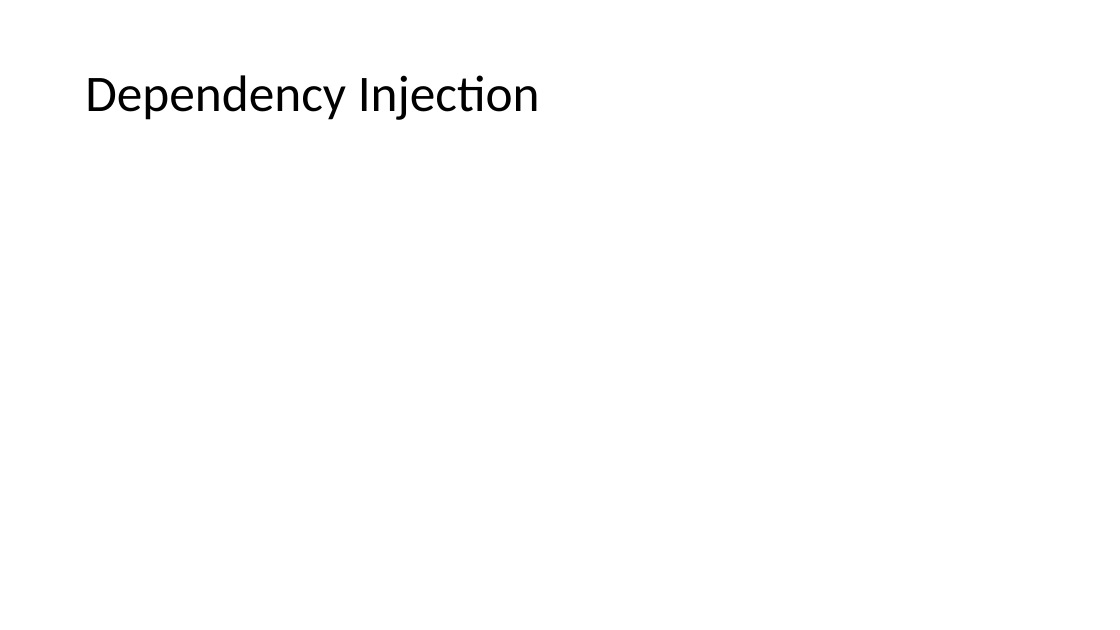
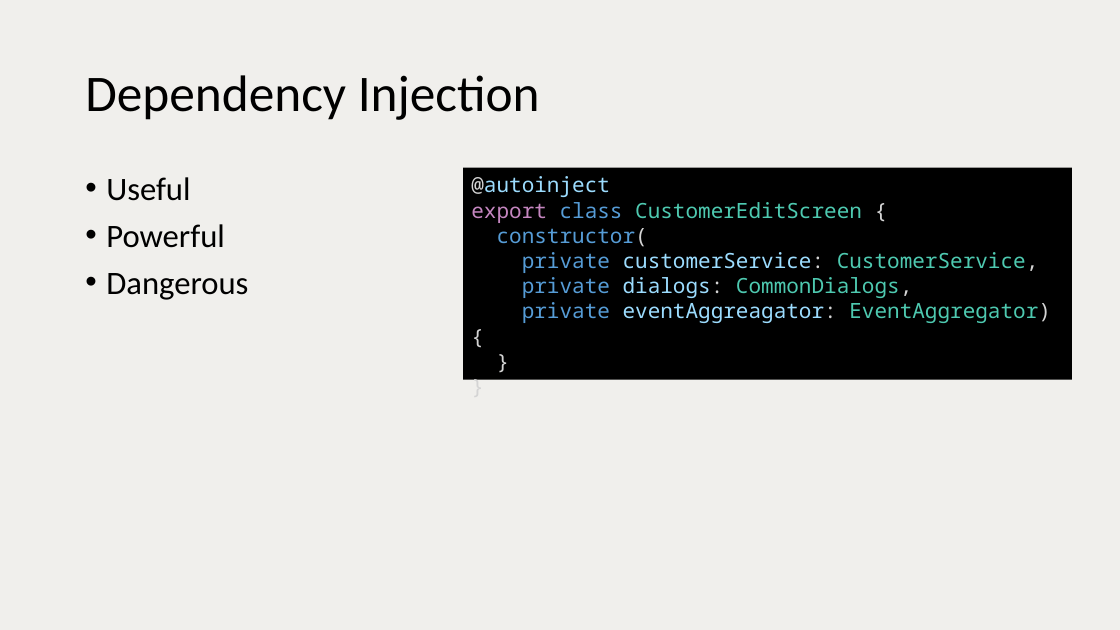
Before and after one commit to vuorinem/ADNUGTalk, a slide deck: slide 14 of Aurelia.pptm (slide 11 before the commit). Drawn at 1120x630 pixels with LibreOffice and Linux fonts; fonts in the diff are those of the drawing. Boxes give left, top, right and bottom in pixels: in the first picture for what was removed or moved away, otherwise in the second. Text is boxed around its words. In the diff, an @@ line names an element or a change of style, - is before the commit and + after.

Commit message:
Update presentation

```diff
--- a/Aurelia.pptm
+++ b/Aurelia.pptm
@@ background #FFFFFF to #F0EFEC @@
@@ text added at [106,177,248,300], 28 pt, text #000000 @@
+• Useful
+• Powerful
+• Dangerous
@@ rectangle added at [463,168,1072,380], fill #000000, 18 pt, text #4EC9B0 @@
+@autoinject
+export class CustomerEditScreen {
+constructor(
+private customerService: CustomerService,
+private dialogs: CommonDialogs,
+private eventAggreagator: EventAggregator) {
+}
+}
```
Also in this commit, not shown: 18 other slides changed, 7 slides added, 5 slides removed.
